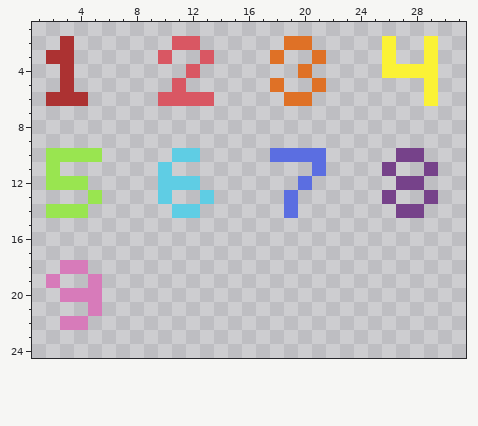
Pixel-art sprite, stored at assets/spritesheet.png. The picture above was drawn from the file before the commit.
The file is 32x32 pixels. Shown: x 1..31, y 1..24.
Once edited:
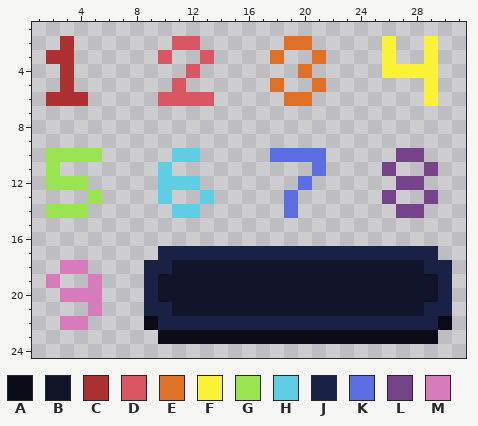
Palette (. is transparent): A #0a0b16  B #111428  C #ac3232  D #d95763  E #df7126  F #fbf236  G #99e550  H #5fcde4  J #192244  K #5b6ee1  L #76428a  M #d77bba
Edits made:
{"y":17,"x":10,"old":"....................","new":"JJJJJJJJJJJJJJJJJJJJ"}
{"y":18,"x":9,"old":"......................","new":"JJBBBBBBBBBBBBBBBBBBJJ"}
{"y":19,"x":9,"old":"......................","new":"JBBBBBBBBBBBBBBBBBBBBJ"}
{"y":20,"x":9,"old":"......................","new":"JBBBBBBBBBBBBBBBBBBBBJ"}
{"y":21,"x":9,"old":"......................","new":"JJBBBBBBBBBBBBBBBBBBJJ"}
{"y":22,"x":9,"old":"......................","new":"AJJJJJJJJJJJJJJJJJJJJA"}
{"y":23,"x":10,"old":"....................","new":"AAAAAAAAAAAAAAAAAAAA"}
{"label":"added","picture_box":[144,246,452,344]}
